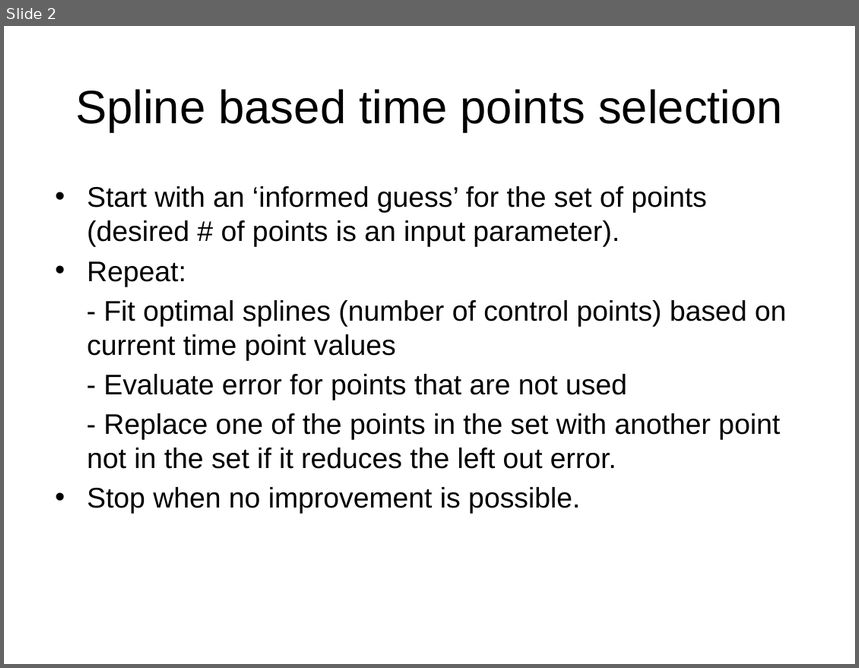
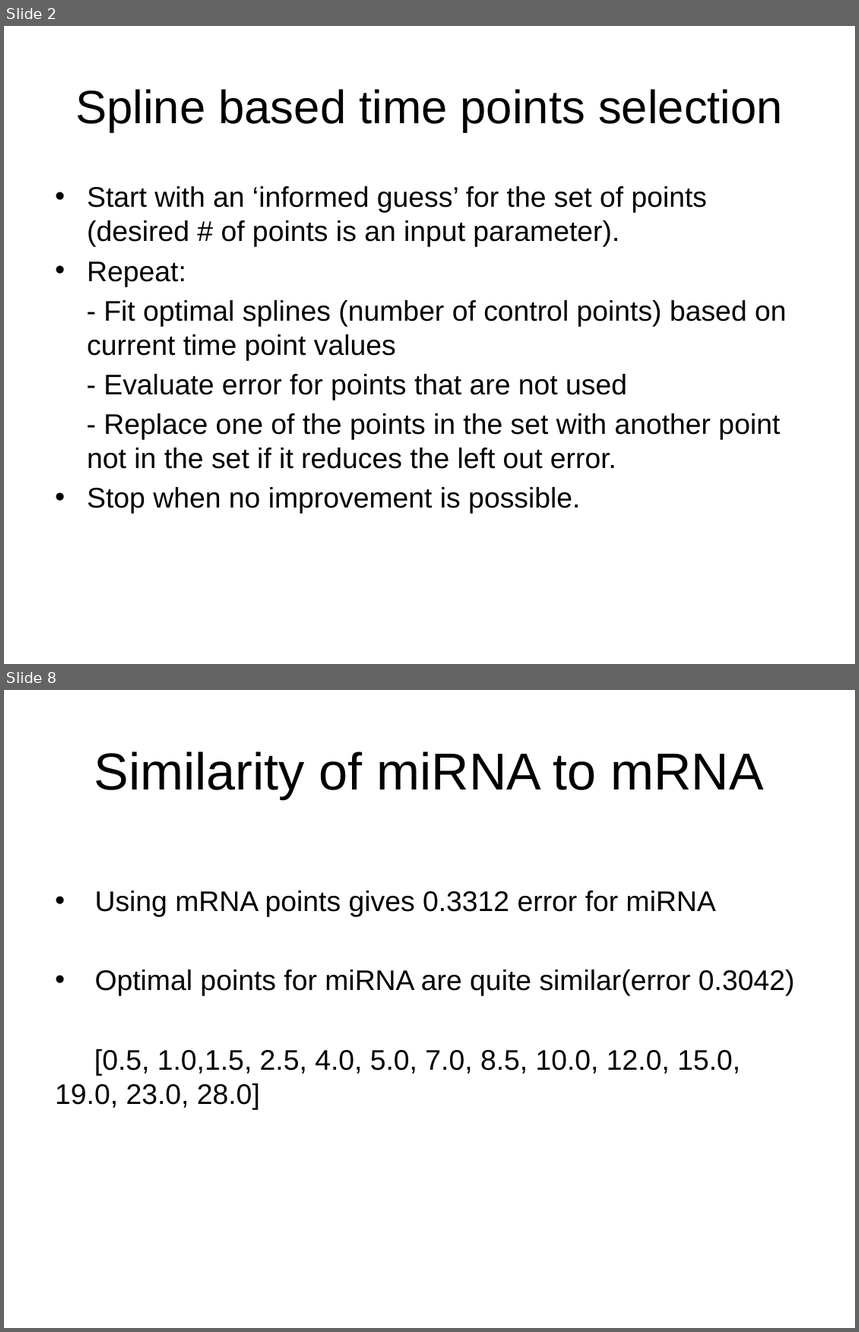
Before and after one commit to emresefer/geneexpress, a slide deck: presentation/NIH-07-15.pptx. Shown one above the other, each under a label of ours: slide 2 before the commit, slides 2 and 8 after it; the slides between them are not shown. The pictures are 859x668 and 859x1332 pixels, drawn with LibreOffice and Linux fonts; fonts in the diff are those of the drawing. Boxes give left, top, right and bottom in pixels: in the first picture for what was removed or moved away, otherwise in the second. Text is boxed around its words. In the diff, an @@ line names an element or a change of style, - is before the commit and + after.

```diff
--- a/presentation/NIH-07-15.pptx
+++ b/presentation/NIH-07-15.pptx
@@ slide 8 added at [4, 690, 855, 1328], background #FFFFFF @@
@@ title added at [94, 752, 764, 799], 44 pt, text #000000 @@
+Similarity of miRNA to mRNA
@@ text added at [55, 891, 795, 1110], 24 pt, text #000000 @@
+• Using mRNA points gives 0.3312 error for miRNA
+• Optimal points for miRNA are quite similar(error 0.3042)
+[0.5, 1.0,1.5, 2.5, 4.0, 5.0, 7.0, 8.5, 10.0, 12.0, 15.0, 19.0, 23.0, 28.0]
```
Also in this commit, not shown: 9 other slides added, 1 slide removed, 4 other files.
